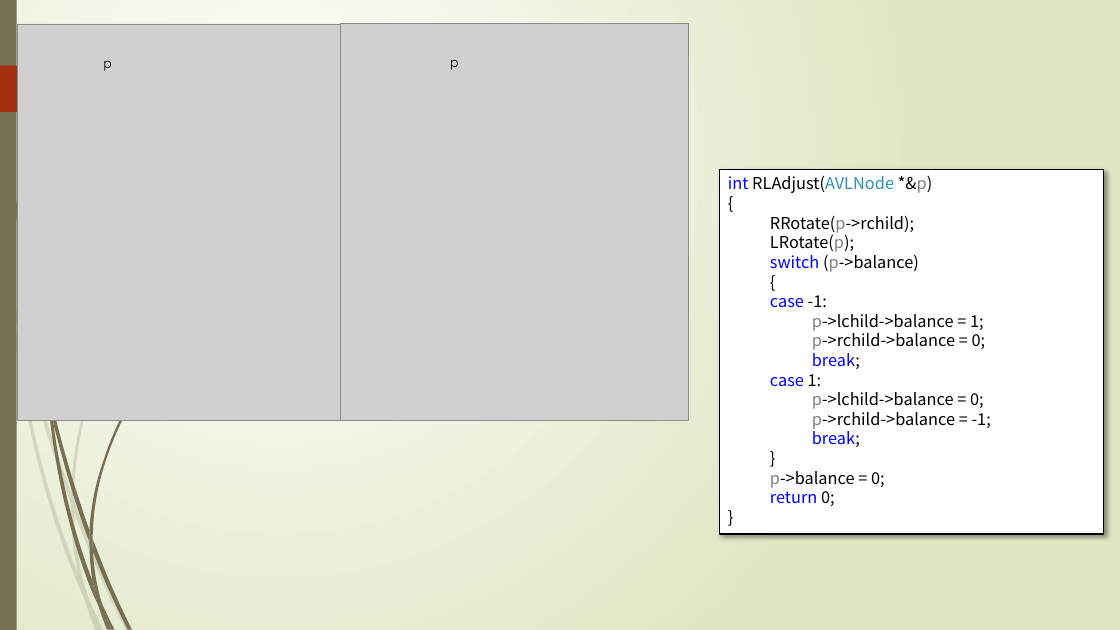
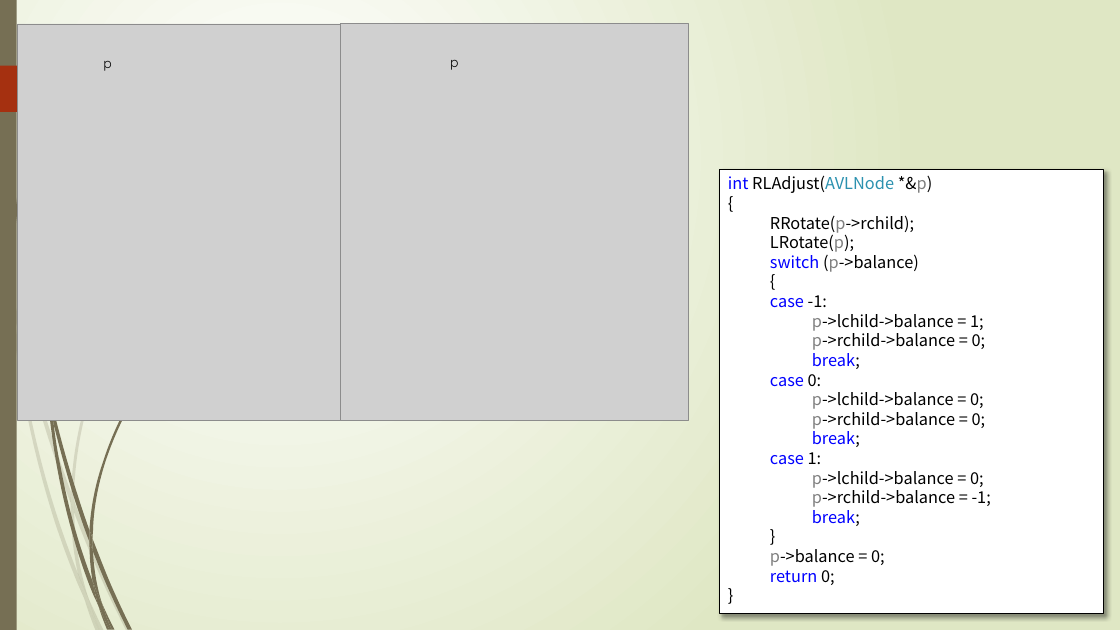
Before and after one commit to TeacherPeng/Datastruct, a slide deck: slide 39 of 教案/第08章 集合与查找.pptx. Drawn at 1120x630 pixels with LibreOffice and Linux fonts; fonts in the diff are those of the drawing; grey boxes stand for pictures. Boxes give left, top, right and bottom in pixels: in the first picture for what was removed or moved away, otherwise in the second. Text is boxed around its words. In the diff, an @@ line names an element or a change of style, - is before the commit and + after.

```diff
--- a/教案/第08章 集合与查找.pptx
+++ b/教案/第08章 集合与查找.pptx
@@ rectangle "int RLAdjust(AVLNode *&p)": place and size @@
-rectangle "int RLAdjust(AVLNode *&p)" at (720, 170, 1104, 534)
+rectangle "int RLAdjust(AVLNode *&p)" at (720, 170, 1104, 613)
@@ text in rectangle at (770, 374, 986, 447): paragraphs added @@
+  case 0:
+    p->lchild->balance = 0;
+    p->rchild->balance = 0;
+    break;
```
Also in this commit, not shown: 1 other slide changed, 1 other file.
